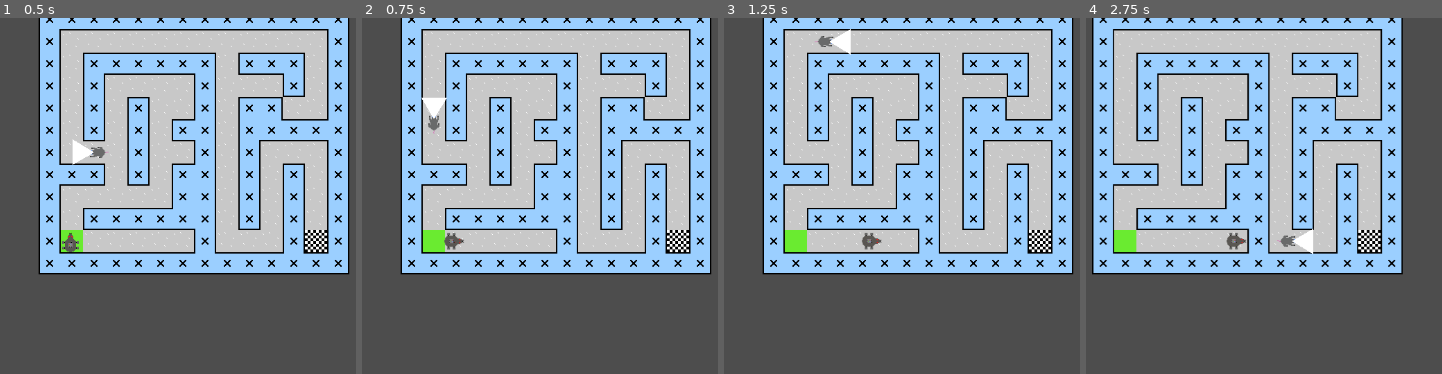
Above: before the commit, frames 1-4 (left to right).
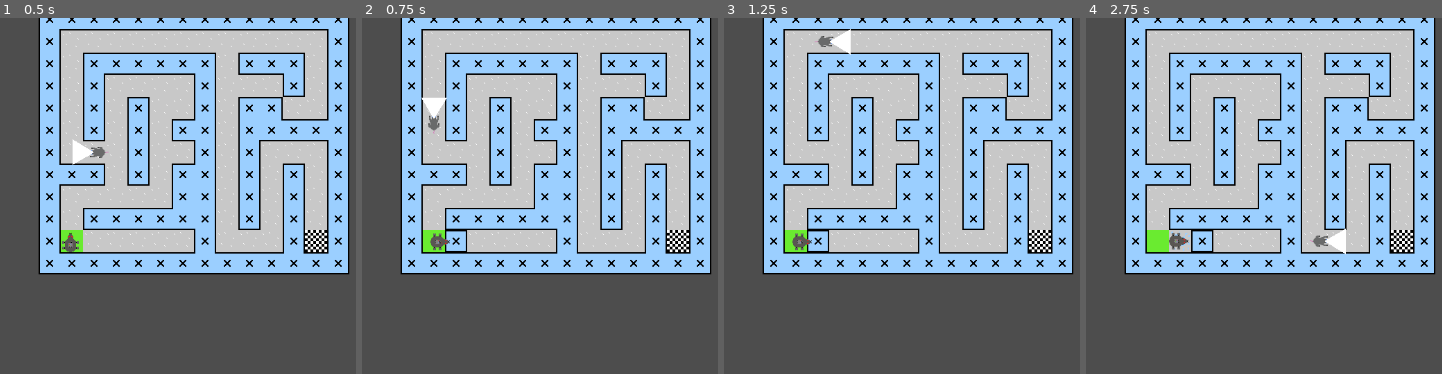
Above: after the commit, the same moments.

Repository: johannagroven/dontratmeout
Game: Godot game, scene res://main.tscn
The game is run twice, just before and just after one commit, with the same random seed, the same clock (stepped at 60 frames per second) and the same inputs.
Inputs:
- Up to frame 1 (0.5 s): no input
- Up to frame 2 (0.75 s): tap Enter at 0.5 s; hold Right (ui_right) from 0.53 s (still down); tap 4 at 0.6 s
- Up to frame 3 (1.25 s): keep holding Right (ui_right)
- Up to frame 4 (2.75 s): release Right (ui_right) at 1.28 s; hold Down (ui_down) 1.28-2.03 s; tap 4 at 1.35, 2.3 s; hold Right (ui_right) from 2.03 s (still down); tap 3 at 2.1 s

Frame 1 is identical in both runs. In frame 2, 0.5% of the frame differs, in the area x 19-30%, y 59-66%; in frame 3, 0.7%; in frame 4, 43%, in the area x 1-99%, y 0-73%.

Commit message:
Added ability to place walls

Diff:
--- a/character.gd
+++ b/character.gd
@@ -181,3 +181,11 @@
 			var next_map_position: Vector2i = map_position + map_direction
 			if not _is_walkable(next_map_position):
 				tile_map.set_cell(0,next_map_position,5,Vector2i(0,0))
+		if event.keycode == KEY_4:
+			var position_relative_to_tile_map: Vector2 = tile_map.to_local(global_position)
+			var map_position: Vector2i = tile_map.local_to_map(position_relative_to_tile_map)
+
+			var map_direction: Vector2i = _input_direction_to_map_direction(_last_input_direction)
+			var next_map_position: Vector2i = map_position + map_direction
+			if _is_walkable(next_map_position):
+				tile_map.set_cell(0,next_map_position,1,Vector2i(2,2))
Binary file added: assets/cards/destroyWall.aseprite
